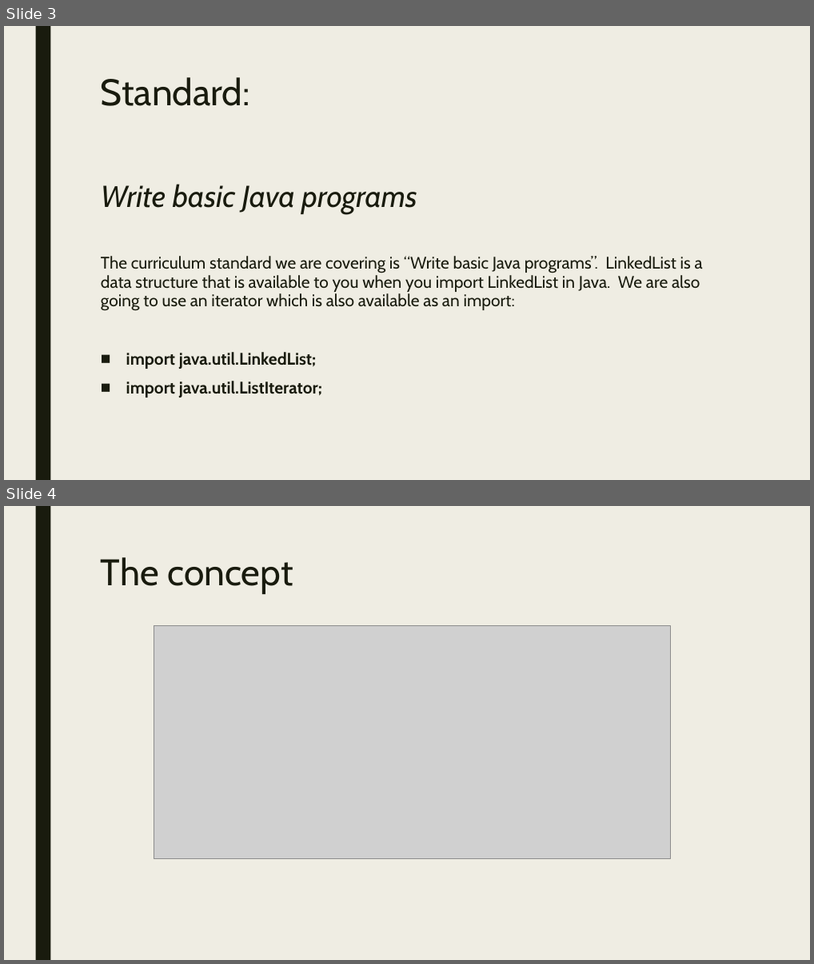
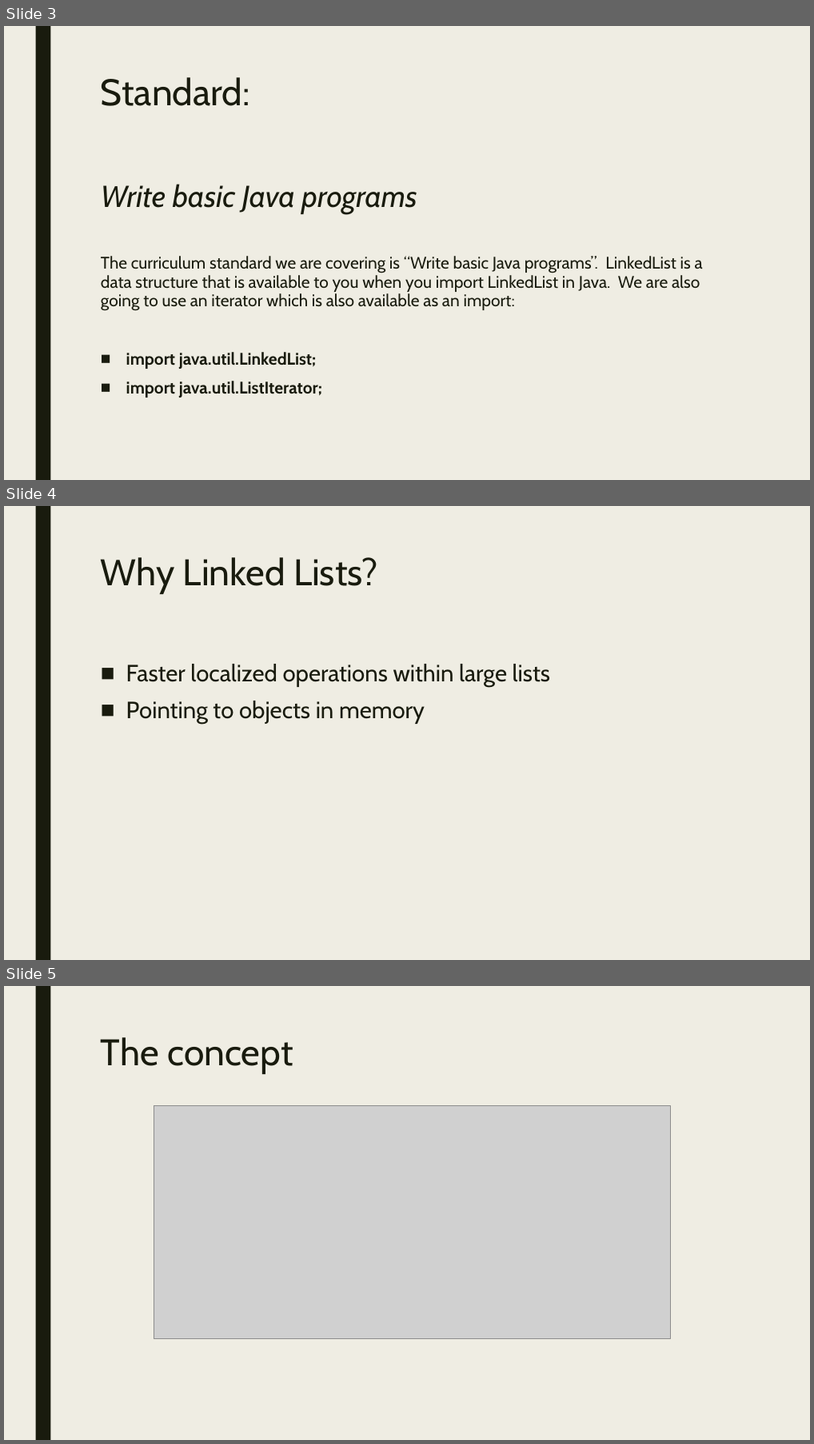
Before and after one commit to Nmuta/java_sandbox, a slide deck: linked_list/LinkedList.pptx. Shown one above the other, each under a label of ours: slides 3 and 4 before the commit, slides 3, 4 and 5 after it. The pictures are 814x964 and 814x1444 pixels, drawn with LibreOffice and Linux fonts; fonts in the diff are those of the drawing; grey boxes stand for pictures. Boxes give left, top, right and bottom in pixels: in the first picture for what was removed or moved away, otherwise in the second. Text is boxed around its words. In the diff, an @@ line names an element or a change of style, - is before the commit and + after.

Commit message:
update ppt

```diff
--- a/linked_list/LinkedList.pptx
+++ b/linked_list/LinkedList.pptx
@@ slide 4 added at (4,506,810,960), background #EFEDE3; not listed: 1 template element that a slide beside it also shows @@
@@ title added at (101,557,378,594), 44 pt, text #191B0E @@
+Why Linked Lists?
@@ text added at (126,664,550,724), 28 pt, text #191B0E @@
+■ Faster localized operations within large lists
+■ Pointing to objects in memory
@@ what was slide 4 is now slide 5 @@
```
